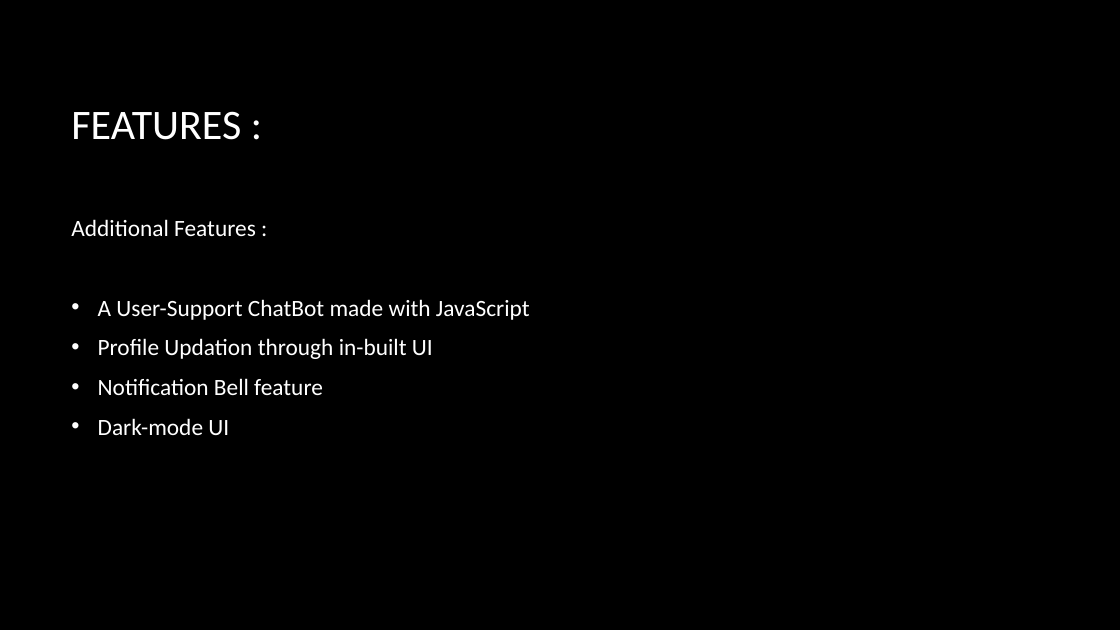
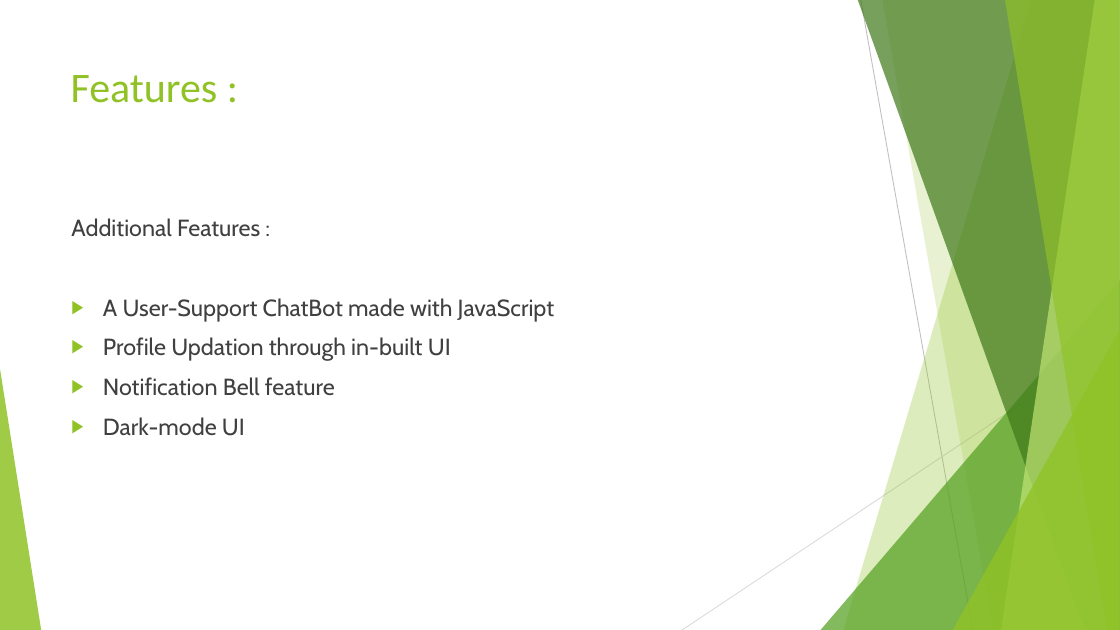
Before and after one commit to niteeshchaudhary/TruPen, a slide deck: slide 11 of Project Presentation.pptx. Drawn at 1120x630 pixels with LibreOffice and Linux fonts; fonts in the diff are those of the drawing; background and template pictures are left out. Boxes give left, top, right and bottom in pixels: in the first picture for what was removed or moved away, otherwise in the second. Text is boxed around its words. In the diff, an @@ line names an element or a change of style, - is before the commit and + after.

```diff
--- a/Project Presentation.pptx
+++ b/Project Presentation.pptx
@@ background picture (left out) to #FFFFFF @@
@@ title "Features :" at (71,75,218,103): vertical alignment middle to top @@
@@ title at (71,75,218,103): text changed; text colour #FFFFFF to #90C226 @@
-FEATURES :
+Features :
@@ text "Additional Features :" at (71,218,554,436): font Calibri to Cabin, text colour #FFFFFF to #404040; bullet • to ▶; bullet colour #FFFFFF to #90C226 @@
@@ group added at (0,0,1120,630): 5 freeform shapes, 3 triangles, 2 lines @@
```
Also in this commit, not shown: 11 other slides changed.
